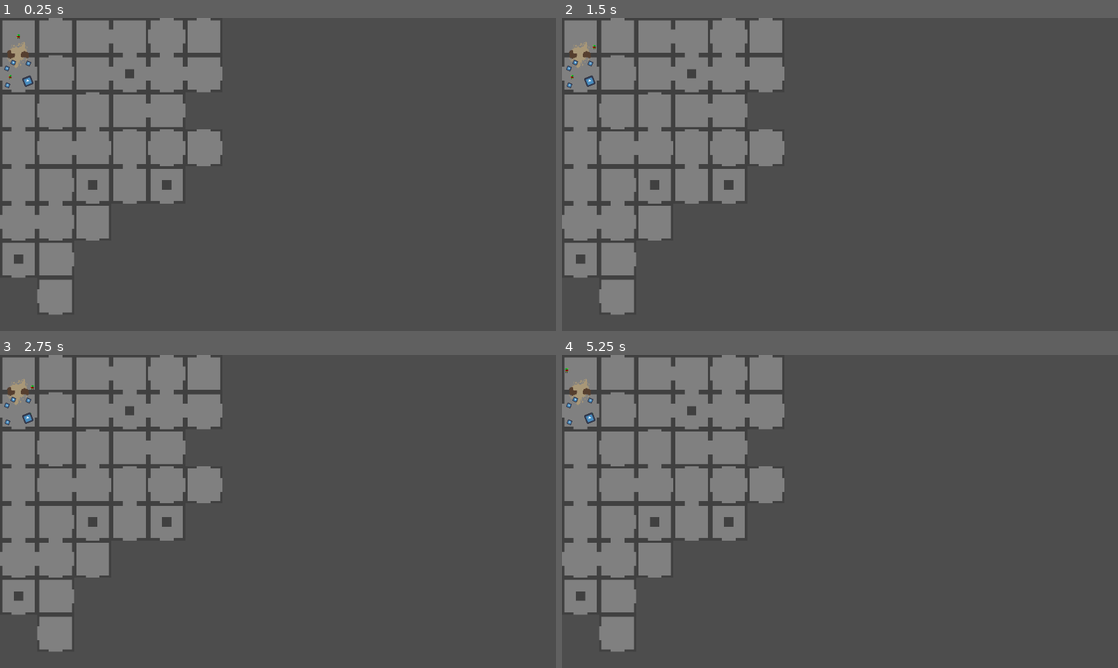
Above: before the commit, frames 1-4 (two rows, left to right).
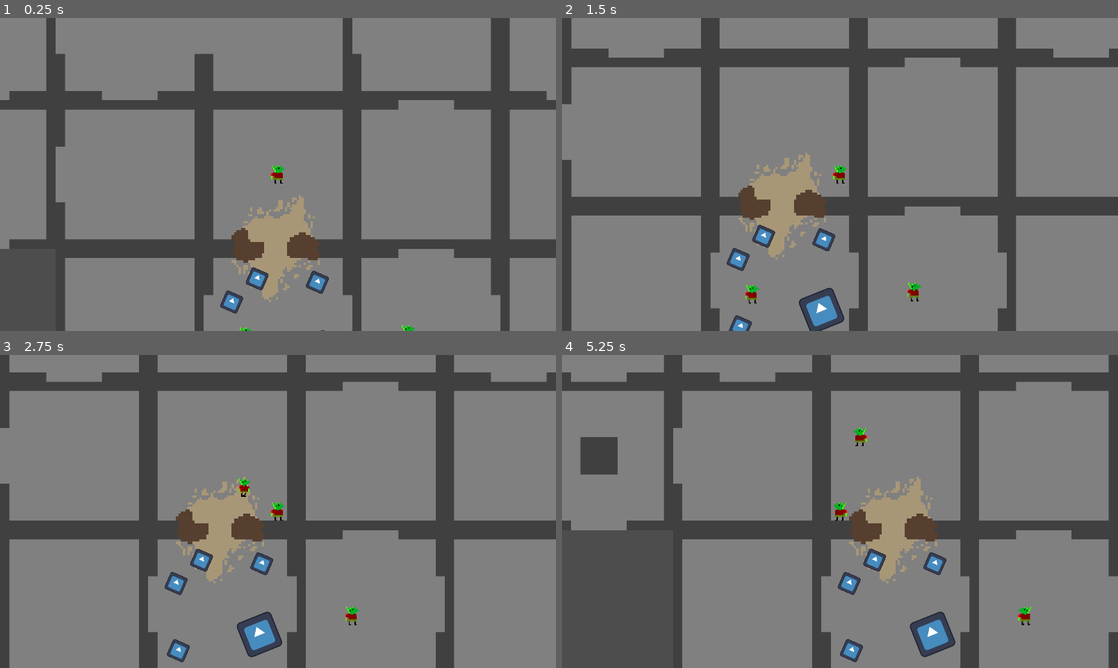
Above: after the commit, the same moments.

Repository: nporposoft/loot-goblin
Game: Godot game, scene res://test_dungeon.tscn
The game is run twice, just before and just after one commit, with the same random seed, the same clock (stepped at 60 frames per second) and the same inputs. The engine's default icon, where the game draws it, is replaced by a stand-in: a white triangle on a blue panel in a dark square.
Inputs (mouse positions are in pixels of both pictures, inside the frame that each line leads up to):
- Up to frame 1 (0.25 s): no input
- Up to frame 2 (1.5 s): tap Enter at 0.5 s; move the mouse to (962, 158) at 0.52 s; hold D (move_right) 0.53-1.28 s; tap Shift (dodge) at 0.6 s; tap Space at 1.25 s; move the mouse to (728, 190) at 1.27 s; hold S (move_down) from 1.28 s (still down); right-click (728, 190) at 1.35 s
- Up to frame 3 (2.75 s): tap Enter at 2 s; move the mouse to (333, 442) at 2.02 s; release S (move_down) at 2.03 s; hold D (move_right) from 2.03 s (still down); click (333, 442) at 2.1 s
- Up to frame 4 (5.25 s): move the mouse to (812, 574) at 2.77 s; release D (move_right) at 2.78 s; hold W (move_up) 2.78-3.53 s; tap Shift (dodge) at 2.85, 5.1 s; move the mouse to (1006, 558) at 3.52 s; hold A (move_left) 3.53-5.03 s; right-click (1006, 558) at 3.6 s; move the mouse to (673, 464) at 4.27 s; click (673, 464) at 4.35 s; tap Space at 5 s; move the mouse to (867, 511) at 5.02 s; hold S (move_down) from 5.03 s (still down)

The runs differ from the first frame. In frame 1, 67% of the frame differs, in the area x 0-100%, y 0-100%; in frame 2, 68%; in frame 3, 69%; in frame 4, 67%.

Commit message:
WIP ai testing

Diff:
--- /dev/null
+++ b/src/characters/ai/passive_ai.gd
@@ -0,0 +1,36 @@
+class_name PassiveAI
+extends Node
+
+@export var map: Terrain = null
+@export var min_wait_time: float = 0.5
+@export var max_wait_time: float = 2.0
+
+@onready var character: Character = get_parent() as Character
+@onready var wait_timer: Timer = _create_wait_timer()
+
+
+func _process(_delta: float):
+	var action := Character.Action.new()
+	if character.nav_agent.is_navigation_finished():
+		pass
+	else:
+		action.move_input = character.nav_agent.get_next_path_position() - character.global_position
+		action.move_input = action.move_input.normalized()
+	character.act(action)
+
+
+func _pick_random_destination() -> Vector2:
+	var map_size = Vector2(
+		map.width * map.tile_set.tile_size.x,
+		map.height * map.tile_set.tile_size.y)
+	var random_point = Vector2(
+		randf_range(0, map_size.x),
+		randf_range(0, map_size.y))
+	return random_point
+
+func _create_wait_timer() -> Timer:
+	var timer = Timer.new()
+	timer.wait_time = randf_range(min_wait_time, max_wait_time)
+	timer.one_shot = true
+	add_child(timer)
+	return timer
--- a/test_dungeon.tscn
+++ b/test_dungeon.tscn
@@ -1,13 +1,15 @@
-[gd_scene load_steps=20 format=3 uid="uid://r0rlptslyw58"]
+[gd_scene load_steps=22 format=3 uid="uid://r0rlptslyw58"]
 
 [ext_resource type="Script" uid="uid://kygkbg3kqosp" path="res://src/player/player_character_controller.gd" id="1_nsxo0"]
 [ext_resource type="Script" uid="uid://5i4gw4mikjjm" path="res://src/navmesh.gd" id="2_0ak11"]
 [ext_resource type="TileSet" uid="uid://crffpbfvta0hh" path="res://assets/terrain_tileset.tres" id="2_isiae"]
+[ext_resource type="Script" uid="uid://cyjt8uhdv01dp" path="res://src/player/follow_camera.gd" id="2_ure5g"]
 [ext_resource type="PackedScene" uid="uid://i08uo4dcy5dr" path="res://characters/Goblin.tscn" id="3_d8tm3"]
 [ext_resource type="Script" uid="uid://patkktgw1bbd" path="res://terrain.gd" id="4_cnrih"]
 [ext_resource type="PackedScene" uid="uid://ykf6nsdak0fj" path="res://items/Diamond.tscn" id="4_d8tm3"]
 [ext_resource type="Script" uid="uid://ctqjnf2yg1uvt" path="res://src/items/item_data.gd" id="6_cnrih"]
 [ext_resource type="Texture2D" uid="uid://h2fitiuextwe" path="res://icon.svg" id="7_gsb4j"]
+[ext_resource type="Script" path="res://src/characters/ai/passive_ai.gd.gd" id="8_0ak11"]
 [ext_resource type="PackedScene" uid="uid://d3u6nyytl22wp" path="res://items/Bucket.tscn" id="8_isiae"]
 [ext_resource type="PackedScene" uid="uid://c1ejvgyrv6nmb" path="res://items/BucketUI.tscn" id="9_isiae"]
 [ext_resource type="Script" uid="uid://nrm5flnhsfxu" path="res://src/debug/character_click_controller.gd" id="12_ure5g"]
@@ -26,24 +28,6 @@
 source_geometry_mode = 1
 source_geometry_group_name = &"navmesh_sources"
 agent_radius = 32.0
-
-[sub_resource type="Resource" id="Resource_y6jnv"]
-resource_local_to_scene = true
-script = ExtResource("6_cnrih")
-display_name = "Diamond"
-description = "So shiny"
-ui_sprite = ExtResource("7_gsb4j")
-world_scene = ExtResource("4_d8tm3")
-metadata/_custom_type_script = "uid://ctqjnf2yg1uvt"
-
-[sub_resource type="Resource" id="Resource_ure5g"]
-resource_local_to_scene = true
-script = ExtResource("6_cnrih")
-display_name = "Diamond"
-description = "So shiny"
-ui_sprite = ExtResource("7_gsb4j")
-world_scene = ExtResource("4_d8tm3")
-metadata/_custom_type_script = "uid://ctqjnf2yg1uvt"
 
 [sub_resource type="Resource" id="Resource_0ak11"]
 resource_local_to_scene = true
@@ -66,6 +50,24 @@
 [sub_resource type="Resource" id="Resource_m8l71"]
 resource_local_to_scene = true
 script = ExtResource("6_cnrih")
+display_name = "Diamond"
+description = "So shiny"
+ui_sprite = ExtResource("7_gsb4j")
+world_scene = ExtResource("4_d8tm3")
+metadata/_custom_type_script = "uid://ctqjnf2yg1uvt"
+
+[sub_resource type="Resource" id="Resource_8qjoy"]
+resource_local_to_scene = true
+script = ExtResource("6_cnrih")
+display_name = "Diamond"
+description = "So shiny"
+ui_sprite = ExtResource("7_gsb4j")
+world_scene = ExtResource("4_d8tm3")
+metadata/_custom_type_script = "uid://ctqjnf2yg1uvt"
+
+[sub_resource type="Resource" id="Resource_w2phg"]
+resource_local_to_scene = true
+script = ExtResource("6_cnrih")
 display_name = "Bucket"
 description = "What a nice bucket"
 ui_sprite = ExtResource("7_gsb4j")
@@ -83,6 +85,12 @@
 metadata/_custom_type_script = "uid://kygkbg3kqosp"
 
 [node name="World" type="Node2D" parent="."]
+
+[node name="FollowCamera" type="Camera2D" parent="World" node_paths=PackedStringArray("target")]
+zoom = Vector2(4, 4)
+script = ExtResource("2_ure5g")
+target = NodePath("../PlayerGoblin")
+metadata/_custom_type_script = "uid://cyjt8uhdv01dp"
 
 [node name="NavMeshSmall" type="NavigationRegion2D" parent="World" node_paths=PackedStringArray("map")]
 navigation_polygon = SubResource("NavigationPolygon_4qov3")
@@ -123,30 +131,38 @@
 character = NodePath("..")
 metadata/_custom_type_script = "uid://nrm5flnhsfxu"
 
+[node name="PassiveAIGoblin" parent="World" instance=ExtResource("3_d8tm3")]
+position = Vector2(176, 202)
+
+[node name="PassiveAI" type="Node" parent="World/PassiveAIGoblin" node_paths=PackedStringArray("map")]
+script = ExtResource("8_0ak11")
+map = NodePath("../../Terrain")
+metadata/_custom_type_script = "uid://tju4i33l8xnc"
+
 [node name="Diamond" parent="World" instance=ExtResource("4_d8tm3")]
 position = Vector2(23.999989, 174)
 rotation = 0.41302407
-item_data = SubResource("Resource_y6jnv")
+item_data = SubResource("Resource_0ak11")
 
 [node name="Diamond2" parent="World" instance=ExtResource("4_d8tm3")]
 position = Vector2(98, 157.00002)
 rotation = 0.41302407
-item_data = SubResource("Resource_ure5g")
+item_data = SubResource("Resource_du6b4")
 
 [node name="Diamond3" parent="World" instance=ExtResource("4_d8tm3")]
 position = Vector2(25.999998, 232.00003)
 rotation = 0.41302407
-item_data = SubResource("Resource_0ak11")
+item_data = SubResource("Resource_m8l71")
 
 [node name="Diamond4" parent="World" instance=ExtResource("4_d8tm3")]
 position = Vector2(46, 154.00002)
 rotation = 0.41302407
-item_data = SubResource("Resource_du6b4")
+item_data = SubResource("Resource_8qjoy")
 
 [node name="Bucket" parent="World" instance=ExtResource("8_isiae")]
 position = Vector2(95.99988, 217.99988)
 rotation = -0.38087726
-item_data = SubResource("Resource_m8l71")
+item_data = SubResource("Resource_w2phg")
 
 [node name="UI" type="Control" parent="."]
 layout_mode = 3
Not shown, added: src/characters/ai/passive_ai.gd.uid
